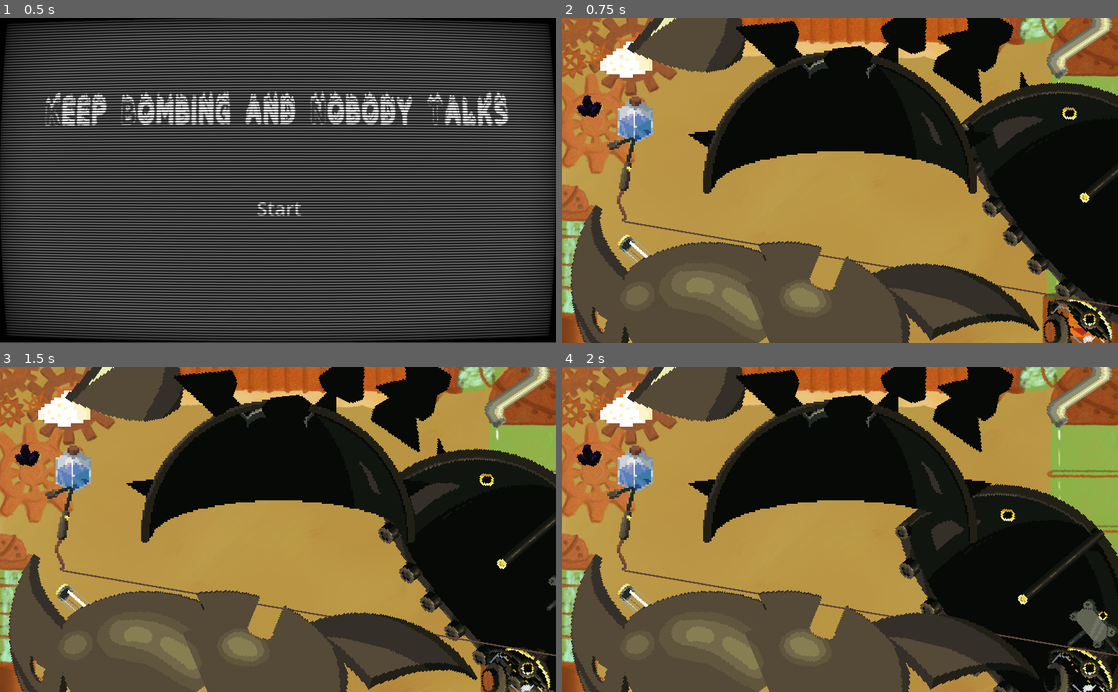
Above: before the commit, frames 1-4 (two rows, left to right).
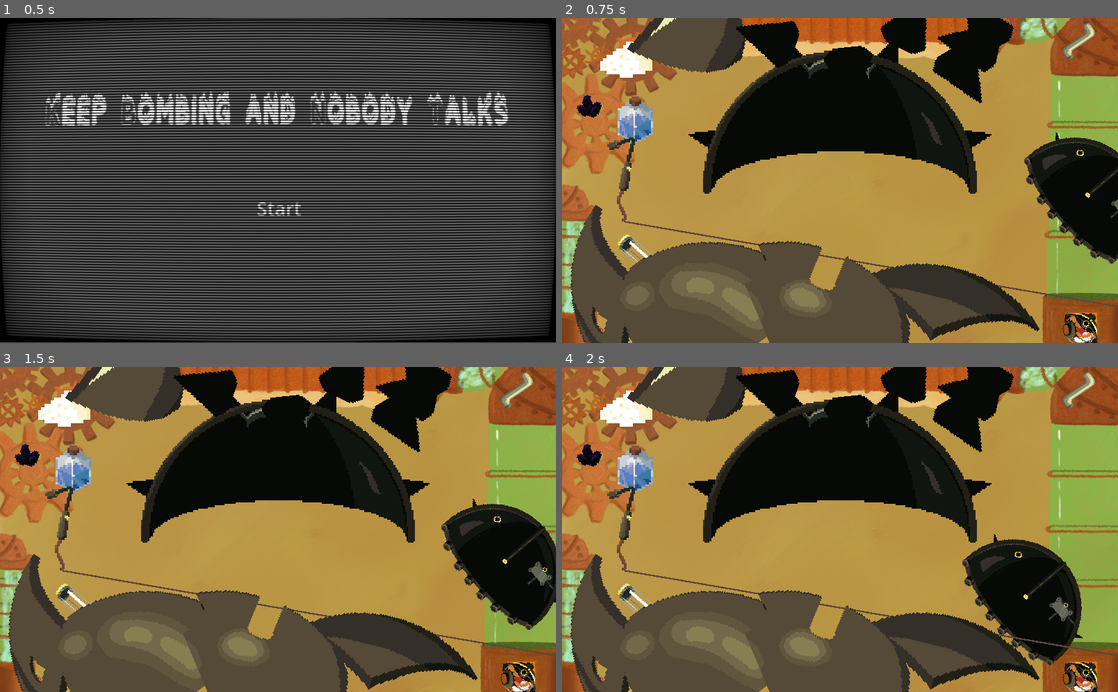
Above: after the commit, the same moments.

Repository: MarianPoirot/Gamejam-construire
Game: Godot game, scene res://Scenes/World/Opening.tscn
The game is run twice, just before and just after one commit, with the same random seed, the same clock (stepped at 60 frames per second) and the same inputs. Sound files missing from this copy of the repository are replaced by a short silence.
Inputs (mouse positions are in pixels of both pictures, inside the frame that each line leads up to):
- Up to frame 1 (0.5 s): no input
- Up to frame 2 (0.75 s): click "Start" at 0.5 s
- Up to frame 3 (1.5 s): tap Enter at 1.25 s; drag from (528, 542) to (467, 594) at 1.27 s
- Up to frame 4 (2 s): no input

Frame 1 is identical in both runs. In frame 2, 12% of the frame differs, in the area x 71-100%, y 0-100%; in frame 3, 13%; in frame 4, 14%, in the area x 59-100%, y 0-100%.

Commit message:
Tapis roulant magique (rétrécie les items)

Diff:
--- a/Scenes/World/tapis_roulant.tscn
+++ b/Scenes/World/tapis_roulant.tscn
@@ -17,6 +17,7 @@
 script = ExtResource("1_iqpv5")
 
 [node name="CollisionShape2D" type="CollisionShape2D" parent="."]
+position = Vector2(-8, 0)
 shape = SubResource("RectangleShape2D_1a4p2")
 
 [node name="Bas" type="Area2D" parent="."]
@@ -37,5 +38,16 @@
 shape = SubResource("RectangleShape2D_4v7ht")
 debug_color = Color(0.72549, 0.282353, 0.945098, 0.419608)
 
+[node name="Grossissement" type="Area2D" parent="."]
+collision_layer = 0
+collision_mask = 2
+
+[node name="CollisionShape2D2" type="CollisionShape2D" parent="Grossissement"]
+position = Vector2(80, 0)
+shape = SubResource("RectangleShape2D_1a4p2")
+debug_color = Color(0.247059, 0.619608, 0.419608, 0.419608)
+
+[connection signal="area_exited" from="." to="." method="_on_area_exited"]
 [connection signal="area_entered" from="Bas" to="." method="_on_bas_area_entered"]
 [connection signal="area_entered" from="Haut" to="." method="_on_haut_area_entered"]
+[connection signal="area_entered" from="Grossissement" to="." method="_on_grossissement_area_entered"]
--- a/Scripts/World/tapis_roulant.gd
+++ b/Scripts/World/tapis_roulant.gd
@@ -29,3 +29,18 @@
 
 func _on_bas_area_entered(area):
 	area.position.y-=($CollisionShape2D.shape.size.y)*scale.y
+
+
+var area_diminuees:Array[Node2D] = []
+
+func _on_area_exited(area:Node2D):
+	if area_diminuees.has(area):
+		area.scale*=2
+		area_diminuees.erase(area)
+
+
+func _on_grossissement_area_entered(area):
+	if area_diminuees.has(area):
+		return
+	area_diminuees.push_back(area)
+	area.scale*=0.5
